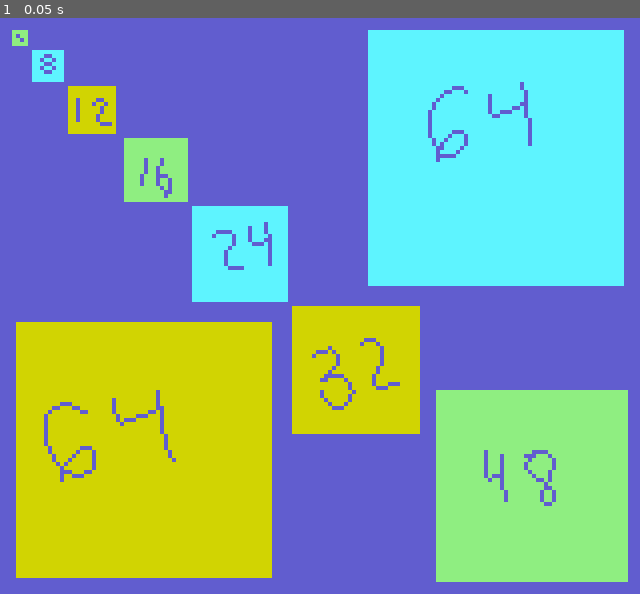
Above: before the commit, frame 1.
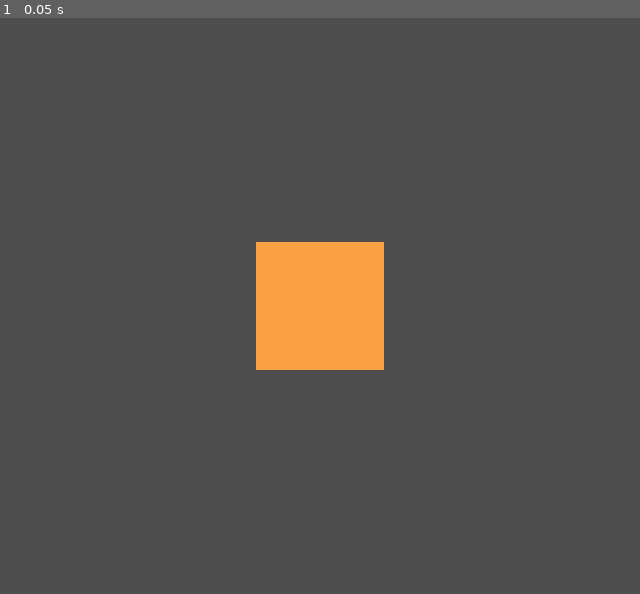
Above: after the commit, the same moment.

Repository: sym-z/gbjam-12
Game: Godot game, scene res://scenes/load_scene.tscn
Same seed, same stepped clock (60 frames per second), same inputs: the game is played once before the commit and once after it.
Inputs:
- Up to frame 1 (0.05 s): no input

The runs differ from the first frame. In frame 1, 100% of the frame differs, in the area x 0-100%, y 0-100%.

Commit message:
Setting up placeholder player and enemies
Scene transition setup, player input

Diff:
--- /dev/null
+++ b/game-files/scenes/bad_guy.tscn
@@ -0,0 +1,8 @@
+[gd_scene load_steps=2 format=3 uid="uid://d2dk6axl8a5gy"]
+
+[ext_resource type="Texture2D" uid="uid://drss4k4hdm2rj" path="res://sprites/dummy-enemy.png" id="1_g718n"]
+
+[node name="Bad Guy" type="Node2D"]
+
+[node name="Sprite2D" type="Sprite2D" parent="."]
+texture = ExtResource("1_g718n")
--- /dev/null
+++ b/game-files/scenes/goodguy.tscn
@@ -0,0 +1,10 @@
+[gd_scene load_steps=3 format=3 uid="uid://cf6ar5dxqu7h2"]
+
+[ext_resource type="Texture2D" uid="uid://bkysxr1ib3rse" path="res://sprites/dummy-ship.png" id="1_kc67u"]
+[ext_resource type="Script" path="res://scripts/goodguy.gd" id="1_q0ltr"]
+
+[node name="Good Guy" type="Node2D"]
+script = ExtResource("1_q0ltr")
+
+[node name="Sprite2D" type="Sprite2D" parent="."]
+texture = ExtResource("1_kc67u")
--- a/game-files/scenes/load_scene.tscn
+++ b/game-files/scenes/load_scene.tscn
@@ -1,9 +1,12 @@
-[gd_scene load_steps=2 format=3 uid="uid://bu4h040kg82ue"]
+[gd_scene load_steps=3 format=3 uid="uid://bu4h040kg82ue"]
 
 [ext_resource type="Texture2D" uid="uid://bfcpwtl4aw3xa" path="res://sprites/resolution-test.png" id="1_1dbbh"]
+[ext_resource type="Script" path="res://scripts/load_scene.gd" id="1_gbejk"]
 
 [node name="Load Scene" type="Node2D"]
+script = ExtResource("1_gbejk")
 
 [node name="Resolution-test" type="Sprite2D" parent="."]
+visible = false
 position = Vector2(80, 72)
 texture = ExtResource("1_1dbbh")
--- a/game-files/scenes/start_scene.tscn
+++ b/game-files/scenes/start_scene.tscn
@@ -1,3 +1,10 @@
-[gd_scene format=3 uid="uid://b1obfcxhn54mx"]
+[gd_scene load_steps=3 format=3 uid="uid://b1obfcxhn54mx"]
 
-[node name="Start Scene" type="Node2D"]
+[ext_resource type="PackedScene" uid="uid://cf6ar5dxqu7h2" path="res://scenes/goodguy.tscn" id="1_0e5dl"]
+[ext_resource type="Script" path="res://scripts/start_scene.gd" id="1_0uf1s"]
+
+[node name="Start Scene" type="Node2D" node_paths=PackedStringArray("player")]
+script = ExtResource("1_0uf1s")
+player = NodePath("Good Guy")
+
+[node name="Good Guy" parent="." instance=ExtResource("1_0e5dl")]
--- /dev/null
+++ b/game-files/scripts/goodguy.gd
@@ -0,0 +1,85 @@
+extends Node2D
+
+# # # CONTROLS # # #
+var down : bool = false
+var up : bool = false
+var left : bool = false
+var right : bool = false
+
+var a_but : bool = false
+var b_but : bool = false
+
+var sel_but : bool = false
+var srt_but : bool = false
+# # # # # # # # # # # #
+
+# Called when the node enters the scene tree for the first time.
+func _ready():
+
+
+	pass # Replace with function body.
+
+
+# Called every frame. 'delta' is the elapsed time since the previous frame.
+func _process(_delta):
+	input_handler(true)
+	pass
+
+func input_handler(DEBUG = false):
+	if Input.is_action_just_pressed("DPAD-DOWN"):
+		down = true
+		if(DEBUG):
+			print("D O W N")
+	else:
+		down = false
+		pass
+	if Input.is_action_just_pressed("DPAD-UP"):
+		up = true
+		if(DEBUG):
+			print("U P")
+	else:
+		up = false
+		pass
+	if Input.is_action_just_pressed("DPAD-LEFT"):
+		left = true
+		if(DEBUG):
+			print("L E F T")
+	else:
+		left = false
+		pass
+	if Input.is_action_just_pressed("DPAD-RIGHT"):
+		right = true
+		if(DEBUG):
+			print("R I G H T")
+	else:
+		right = false
+		pass
+	if Input.is_action_just_pressed("A"):
+		a_but = true
+		if(DEBUG):
+			print("A")
+	else:
+		a_but = false
+		pass
+	if Input.is_action_just_pressed("B"):
+		b_but = true
+		if(DEBUG):
+			print("B")
+	else:
+		b_but = false
+		pass
+	if Input.is_action_just_pressed("SELECT"):
+		sel_but = true
+		if(DEBUG):
+			print("S E L E C T")
+	else:
+		sel_but = false
+		pass
+	if Input.is_action_just_pressed("START"):
+		srt_but = true
+		if(DEBUG):
+			print("S T A R T")
+	else:
+		srt_but = false
+		pass
+	pass
--- /dev/null
+++ b/game-files/scripts/load_scene.gd
@@ -0,0 +1,14 @@
+extends Node2D
+var change = false
+# Called when the node enters the scene tree for the first time.
+func _ready():
+
+	pass # Replace with function body.
+
+
+# Called every frame. 'delta' is the elapsed time since the previous frame.
+func _process(_delta):
+	if !change:
+		change = true
+		get_tree().change_scene_to_file("res://scenes/start_scene.tscn")
+	pass
--- /dev/null
+++ b/game-files/scripts/start_scene.gd
@@ -0,0 +1,15 @@
+extends Node2D
+@export var player : Node2D
+
+
+# Called when the node enters the scene tree for the first time.
+func _ready():
+	### CENTER PLAYER ###
+	player.position.y = get_viewport_rect().size.y / 2
+	player.position.x = get_viewport_rect().size.x / 2
+	pass # Replace with function body.
+
+
+# Called every frame. 'delta' is the elapsed time since the previous frame.
+func _process(_delta):
+	pass
Binary file added: game-files/sprites/dummy-enemy.png
Not shown, added: game-files/sprites/dummy-enemy.png.import
Binary file added: game-files/sprites/dummy-ship.png
Not shown, added: game-files/sprites/dummy-ship.png.import
Binary file added: game-files/sprites/placeholder-background.png
Not shown, added: game-files/sprites/placeholder-background.png.import
Binary file added: game-files/sprites/placeholder-bad-guy.png
Not shown, added: game-files/sprites/placeholder-bad-guy.png.import
Binary file added: game-files/sprites/placeholder-good-guy.png
Not shown, added: game-files/sprites/placeholder-good-guy.png.import
